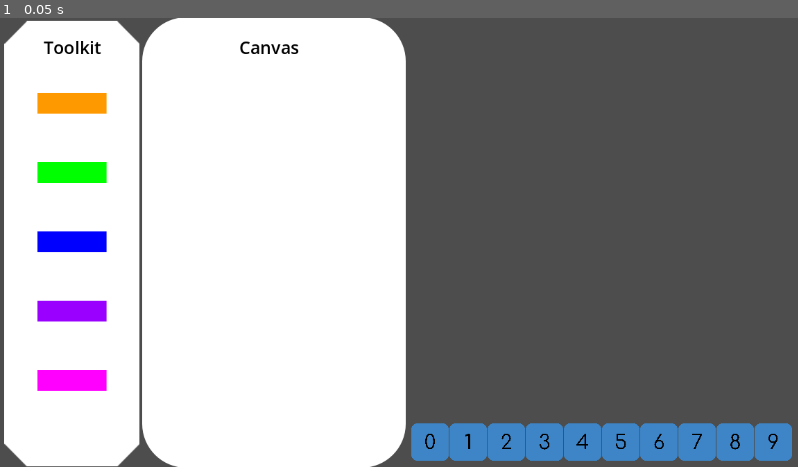
Above: before the commit, frame 1.
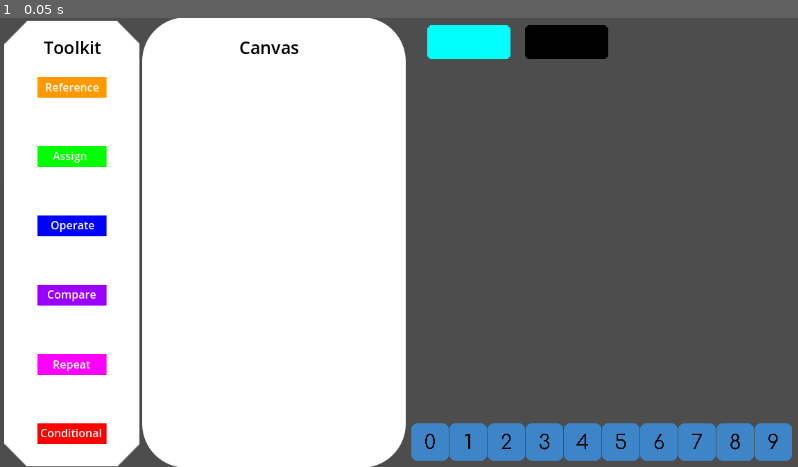
Above: after the commit, the same moment.

Repository: TheLoneMoonRat/FaceCode
Game: Godot game, scene res://Scenes/Coding_environment.tscn
The game is run twice, just before and just after one commit, with the same random seed, the same clock (stepped at 60 frames per second) and the same inputs.
Inputs:
- Up to frame 1 (0.05 s): no input

The runs differ from the first frame. In frame 1, 5.1% of the frame differs, in the area x 4-77%, y 1-95%.

Commit message:
Added fields
- Added fields to all the code blocks so that
- Users can drag code blocks onto the canvas and add information specific to the block like how many times to loop, etc.
- Also added a canvas clear function
- Added an expanding animation for blocks when they are dropped on the canvas

Diff:
--- a/Scenes/Coding_environment.tscn
+++ b/Scenes/Coding_environment.tscn
@@ -19,7 +19,21 @@
 [ext_resource type="Texture2D" uid="uid://2lqvvvyu5ivn" path="res://Assets/Assign.png" id="16_0k3lj"]
 [ext_resource type="Texture2D" uid="uid://wjx55utxcprt" path="res://Assets/Compare.png" id="17_j7gqw"]
 [ext_resource type="Texture2D" uid="uid://xec5acc311he" path="res://Assets/Repeat.png" id="18_h4v4r"]
+[ext_resource type="Texture2D" uid="uid://dy5jn4nhxr46n" path="res://Assets/Equal.png" id="19_v2r3u"]
 [ext_resource type="Texture2D" uid="uid://blc0nqas5ngu" path="res://Assets/outline.png" id="20_6t3pm"]
+[ext_resource type="Texture2D" uid="uid://bcpmqr8mxmdym" path="res://Assets/Plus.png" id="21_c416c"]
+[ext_resource type="Texture2D" uid="uid://bxrcetdx7r4ns" path="res://Assets/Compiler.png" id="21_pdhte"]
+[ext_resource type="Texture2D" uid="uid://bviojadbcrcjo" path="res://Assets/Conditional.png" id="22_jm5em"]
+[ext_resource type="Texture2D" uid="uid://bm1eibhcmwwlv" path="res://Assets/Minus.png" id="22_wk8fg"]
+[ext_resource type="Texture2D" uid="uid://eworhcger8w7" path="res://Assets/Multiply.png" id="23_4o34r"]
+[ext_resource type="Texture2D" uid="uid://bmtadoy3uv3we" path="res://Assets/Clear.png" id="23_7588j"]
+[ext_resource type="Texture2D" uid="uid://dlrkx7gnv3jji" path="res://Assets/The Box.png" id="24_5ocd5"]
+[ext_resource type="Texture2D" uid="uid://ddlpsqjh4b2cr" path="res://Assets/Divide.png" id="24_rt2t3"]
+[ext_resource type="Texture2D" uid="uid://dhqy1lfyaa6j5" path="res://Assets/Equivalent.png" id="25_s0ep7"]
+[ext_resource type="Texture2D" uid="uid://dtpsv20qxa8ie" path="res://Assets/Greater than.png" id="26_8duh6"]
+[ext_resource type="Texture2D" uid="uid://60275d11fott" path="res://Assets/Less than.png" id="27_d1v63"]
+[ext_resource type="Texture2D" uid="uid://ckrv2uw2jbh7q" path="res://Assets/Greater than or equal.png" id="28_6i8vr"]
+[ext_resource type="Texture2D" uid="uid://nmc4gjnhde4q" path="res://Assets/Less than or equal.png" id="29_7r71f"]
 
 [node name="CodingEnvironment" type="Node2D"]
 
@@ -175,24 +189,191 @@
 texture = ExtResource("13_h4xfv")
 
 [node name="Reference" type="Sprite2D" parent="."]
-position = Vector2(104, 123)
+position = Vector2(104, 100)
 texture = ExtResource("14_x2pjn")
 
+[node name="RichTextLabel" type="RichTextLabel" parent="Reference"]
+offset_left = -39.0
+offset_top = -12.0
+offset_right = 41.0
+offset_bottom = 14.0
+mouse_filter = 2
+mouse_force_pass_scroll_events = false
+text = "Reference"
+scroll_active = false
+deselect_on_focus_loss_enabled = false
+drag_and_drop_selection_enabled = false
+
+[node name="TheBox" type="Sprite2D" parent="Reference"]
+visible = false
+position = Vector2(-25, 0)
+texture = ExtResource("24_5ocd5")
+
+[node name="TheBox2" type="Sprite2D" parent="Reference"]
+visible = false
+position = Vector2(25, 0)
+texture = ExtResource("24_5ocd5")
+
+[node name="Assign" type="Sprite2D" parent="."]
+position = Vector2(104, 200)
+texture = ExtResource("16_0k3lj")
+
+[node name="RichTextLabel" type="RichTextLabel" parent="Assign"]
+offset_left = -28.0
+offset_top = -13.0
+offset_right = 25.0
+offset_bottom = 13.0
+mouse_filter = 2
+text = "Assign"
+
+[node name="TheBox" type="Sprite2D" parent="Assign"]
+visible = false
+position = Vector2(25, 0)
+texture = ExtResource("24_5ocd5")
+
+[node name="TheBox2" type="Sprite2D" parent="Assign"]
+visible = false
+position = Vector2(-25, 0)
+texture = ExtResource("24_5ocd5")
+
+[node name="Equal" type="Sprite2D" parent="Assign"]
+visible = false
+scale = Vector2(0.1, 0.1)
+texture = ExtResource("19_v2r3u")
+
 [node name="Operate" type="Sprite2D" parent="."]
-position = Vector2(104, 323)
+position = Vector2(104, 300)
 texture = ExtResource("15_vf2jm")
 
-[node name="Assign" type="Sprite2D" parent="."]
-position = Vector2(104, 223)
-texture = ExtResource("16_0k3lj")
+[node name="RichTextLabel" type="RichTextLabel" parent="Operate"]
+offset_left = -31.0
+offset_top = -13.0
+offset_right = 37.0
+offset_bottom = 13.0
+mouse_filter = 2
+text = "Operate"
+
+[node name="TheBox" type="Sprite2D" parent="Operate"]
+visible = false
+position = Vector2(25, 0)
+texture = ExtResource("24_5ocd5")
+
+[node name="TheBox2" type="Sprite2D" parent="Operate"]
+visible = false
+position = Vector2(-25, 0)
+texture = ExtResource("24_5ocd5")
+
+[node name="ItemList" type="ItemList" parent="Operate"]
+visible = false
+anchors_preset = 8
+anchor_left = 0.5
+anchor_top = 0.5
+anchor_right = 0.5
+anchor_bottom = 0.5
+offset_left = -73.0
+offset_top = -25.0
+offset_right = 81.0
+offset_bottom = 46.0
+grow_horizontal = 2
+grow_vertical = 2
+scale = Vector2(0.3, 0.3)
+max_text_lines = 3
+item_count = 4
+item_0/text = ""
+item_0/icon = ExtResource("21_c416c")
+item_1/text = ""
+item_1/icon = ExtResource("22_wk8fg")
+item_2/text = ""
+item_2/icon = ExtResource("23_4o34r")
+item_3/text = ""
+item_3/icon = ExtResource("24_rt2t3")
 
 [node name="Compare" type="Sprite2D" parent="."]
-position = Vector2(104, 423)
+position = Vector2(104, 400)
 texture = ExtResource("17_j7gqw")
 
+[node name="RichTextLabel" type="RichTextLabel" parent="Compare"]
+offset_left = -36.0
+offset_top = -13.0
+offset_right = 38.0
+offset_bottom = 13.0
+mouse_filter = 2
+text = "Compare"
+
+[node name="TheBox2" type="Sprite2D" parent="Compare"]
+visible = false
+position = Vector2(-25, 0)
+texture = ExtResource("24_5ocd5")
+
+[node name="TheBox" type="Sprite2D" parent="Compare"]
+visible = false
+position = Vector2(25, 0)
+texture = ExtResource("24_5ocd5")
+
+[node name="ItemList" type="ItemList" parent="Compare"]
+visible = false
+anchors_preset = 8
+anchor_left = 0.5
+anchor_top = 0.5
+anchor_right = 0.5
+anchor_bottom = 0.5
+offset_left = -71.8
+offset_top = -121.85
+offset_right = 82.2
+offset_bottom = -50.8499
+grow_horizontal = 2
+grow_vertical = 2
+scale = Vector2(0.3, 0.3)
+max_text_lines = 3
+item_count = 5
+item_0/text = ""
+item_0/icon = ExtResource("25_s0ep7")
+item_1/text = ""
+item_1/icon = ExtResource("26_8duh6")
+item_2/text = ""
+item_2/icon = ExtResource("27_d1v63")
+item_3/text = ""
+item_3/icon = ExtResource("28_6i8vr")
+item_4/text = ""
+item_4/icon = ExtResource("29_7r71f")
+
 [node name="Repeat" type="Sprite2D" parent="."]
-position = Vector2(104, 523)
+position = Vector2(104, 500)
 texture = ExtResource("18_h4v4r")
+
+[node name="RichTextLabel" type="RichTextLabel" parent="Repeat"]
+offset_left = -28.0
+offset_top = -12.0
+offset_right = 33.0
+offset_bottom = 14.0
+mouse_filter = 2
+text = "Repeat"
+
+[node name="TheBox" type="Sprite2D" parent="Repeat"]
+visible = false
+position = Vector2(25, 0)
+texture = ExtResource("24_5ocd5")
+
+[node name="TheBox2" type="Sprite2D" parent="Repeat"]
+visible = false
+position = Vector2(-25, 0)
+texture = ExtResource("24_5ocd5")
+
+[node name="Conditional" type="Sprite2D" parent="."]
+position = Vector2(104, 600)
+texture = ExtResource("22_jm5em")
+
+[node name="RichTextLabel" type="RichTextLabel" parent="Conditional"]
+offset_left = -46.0
+offset_top = -13.0
+offset_right = 46.0
+offset_bottom = 13.0
+mouse_filter = 2
+text = "Conditional"
+
+[node name="TheBox" type="Sprite2D" parent="Conditional"]
+visible = false
+texture = ExtResource("24_5ocd5")
 
 [node name="toolkit_heading2" type="RichTextLabel" parent="."]
 modulate = Color(0.00184107, 0.00184107, 0.00184107, 1)
@@ -235,3 +416,11 @@
 visible = false
 position = Vector2(418, 324)
 texture = ExtResource("20_6t3pm")
+
+[node name="Compiler" type="Sprite2D" parent="."]
+position = Vector2(676, 35)
+texture = ExtResource("21_pdhte")
+
+[node name="Clear" type="Sprite2D" parent="."]
+position = Vector2(817, 35)
+texture = ExtResource("23_7588j")
--- a/Scripts/code_editor.gd
+++ b/Scripts/code_editor.gd
@@ -1,5 +1,5 @@
 extends Node2D
-var toolkit = ["Reference", "Assign", "Operate", "Compare", "Repeat"]
+var toolkit = ["Reference", "Assign", "Operate", "Compare", "Repeat", "Conditional"]
 var mouse_index = -1
 var clone = null
 var canvas = []
@@ -10,19 +10,41 @@
 func _ready():
 	pass # Replace with function body.
 
+func movement_changes(index):
+	canvas[index].move_to_front()
+	canvas[index].scale = Vector2(2, 1)
+	canvas[index].get_node("RichTextLabel").queue_free()
+	for n in canvas[index].get_children():
+		n.scale = Vector2(0.5, 1)
+		if n.get_name() == "Equal":
+			n.scale = Vector2(0.05, 0.1)
+		elif n.get_name() == "ItemList":
+			n.scale = Vector2(0.1, 0.2)
+			n.position = Vector2(-7.5, -7.5)
+		n.visible = true
 func _unhandled_input(event):
 	var mouse_co = get_viewport().get_mouse_position()
 	if event is InputEventMouseButton:
 		if event.pressed:
-			if (mouse_co.x >= 54 and mouse_co.x <= 154) and (mouse_co.y >= 110 and mouse_co.y <= 537) and (int(mouse_co.y) % 100 <= 38 and int(mouse_co.y) % 100 >= 9):
-				mouse_index = floor(mouse_co.y / 100) - 1
+			if abs(mouse_co.x - 676) <= 60 and abs(mouse_co.y - 35) <= 25:
+				for i in range(0, len(canvas)):
+					for j in range(0, 6):
+						if canvas[i].texture == get_parent().get_node(toolkit[j]).texture:
+							print(toolkit[j])
+			elif abs(mouse_co.x - 817) <= 60 and abs(mouse_co.y - 35) <= 25:
+				for i in range(0, len(canvas)):
+					canvas[i].queue_free()
+				canvas.clear()
+			elif (mouse_co.x >= 54 and mouse_co.x <= 154) and (mouse_co.y >= 85 and mouse_co.y <= 615) and (int(mouse_co.y) % 100 <= 15 or int(mouse_co.y) % 100 >= 85):
+				mouse_index = (floor((mouse_co.y + 15) / 100)) -1
 		else:
 			if mouse_index != -1 and (mouse_co.y >= 80 and mouse_co.y <= 650) and (mouse_co.x >= 204 and mouse_co.x <= 584):
-				var first_index = 365 - 30 * floor((len(canvas) + 1) / 2) - 15 * ((len(canvas) + 1) % 2)
+				var first_index = 365 - 45 * floor((len(canvas) + 1) / 2) - 15 * ((len(canvas) + 1) % 2)
 				if len(canvas) == 0 or mouse_co.y > canvas[len(canvas) - 1].position.y:
 					canvas.append(clone.duplicate())
 					get_parent().add_child(canvas[len(canvas) - 1])
-					canvas[len(canvas) - 1].move_to_front()
+					canvas[len(canvas) - 1].position = Vector2(394, 0)
+					movement_changes(len(canvas) - 1)
 				elif mouse_co.y < canvas[0].position.y:
 					var temp = []
 					for item in canvas:
@@ -33,7 +55,8 @@
 						canvas.append(item)
 					temp.clear()
 					get_parent().add_child(canvas[0])
-					canvas[0].move_to_front()
+					canvas[0].position = Vector2(394, 0)
+					movement_changes(0)
 				else:
 					var temp = []
 					var index = len(canvas)
@@ -42,16 +65,17 @@
 						canvas.remove_at(highlighted_index)
 					canvas.append(clone.duplicate())
 					get_parent().add_child(canvas[highlighted_index])
-					canvas[highlighted_index].move_to_front()
+					if outliner:
+						canvas[highlighted_index].position = Vector2(canvas[highlighted_index - 1].position.x + 41, 0)
+					else:
+						canvas[highlighted_index].position = Vector2(394, 0)
+					movement_changes(highlighted_index)
 					for item in temp:
 						canvas.append(item)
 					temp.clear()
 				if len(canvas) <= 18:
 					for i in range (0, len(canvas)):
-						if not outliner:
-							canvas[i].position = Vector2(394, first_index + i * 30)
-						elif i == highlighted_index or canvas[i].position.x == 435:
-							canvas[i].position = Vector2(435, first_index + i * 30)
+						canvas[i].position = Vector2(canvas[i].position.x, first_index + i * 45)
 			if clone != null:
 				clone.queue_free()
 				clone = null
@@ -71,26 +95,20 @@
 		clone.position = mouse_co
 		if len(canvas) > 0 and (mouse_co.y >= 80 and mouse_co.y <= 650) and (mouse_co.x >= 204 and mouse_co.x <= 584):
 			if mouse_co.y > canvas[0].position.y and mouse_co.y < canvas[len(canvas) - 1].position.y:
-				highlighted_index = floor((mouse_co.y - canvas[0].position.y) / 30) + 1
-				var first_index = 365 - 30 * floor((len(canvas) + 1) / 2) - 15 * ((len(canvas) + 1) % 2)
+				highlighted_index = floor((mouse_co.y - canvas[0].position.y) / 45) + 1
+				var first_index = 365 - 45 * floor((len(canvas) + 1) / 2) - 15 * ((len(canvas) + 1) % 2)
 				for i in range (0, len(canvas)):
 					if i < highlighted_index:
-						if canvas[i].position.x != 435:
-							canvas[i].position = Vector2(394, first_index + i * 30)
-						else:
-							canvas[i].position = Vector2(435, first_index + i * 30)
+						canvas[i].position = Vector2(canvas[i].position.x, first_index + i * 45)
 					else:
-						if canvas[i].position.x != 435:
-							canvas[i].position = Vector2(394, first_index + i * 30 + 30)
-						else:
-							canvas[i].position = Vector2(435, first_index + i * 30 + 30)
-				if mouse_co.x >= 465 and outliner == null:
+						canvas[i].position = Vector2(canvas[i].position.x, first_index + i * 45 + 45)
+				if canvas[highlighted_index - 1].position.x <= 500 and mouse_co.x >= 465 and outliner == null:
 					outliner = get_parent().get_node("Outline").duplicate()
 					get_parent().add_child(outliner)
 					outliner.visible = true
 					outliner.move_to_front()
-					outliner.position = Vector2(435, first_index + highlighted_index * 30)
-				elif outliner != null and (mouse_co.y <= outliner.position.y - 15 or mouse_co.y >= outliner.position.y + 15):
+					outliner.position = Vector2(canvas[highlighted_index - 1].position.x + 41, first_index + highlighted_index * 45)
+				elif outliner != null and ((mouse_co.y <= outliner.position.y - 15 or mouse_co.y >= outliner.position.y + 15) or mouse_co.x < 465):
 					outliner.queue_free()
 					outliner = null
 		elif outliner != null:
Binary file added: Assets/Clear.png
Not shown, added: Assets/Clear.png.import
Binary file added: Assets/Compiler.png
Not shown, added: Assets/Compiler.png.import
Binary file added: Assets/Conditional.png
Not shown, added: Assets/Conditional.png.import
Binary file added: Assets/Divide.png
Not shown, added: Assets/Divide.png.import
Binary file added: Assets/Equal.png
Not shown, added: Assets/Equal.png.import
Binary file added: Assets/Equivalent.png
Not shown, added: Assets/Equivalent.png.import
(and 17 more such lines)
